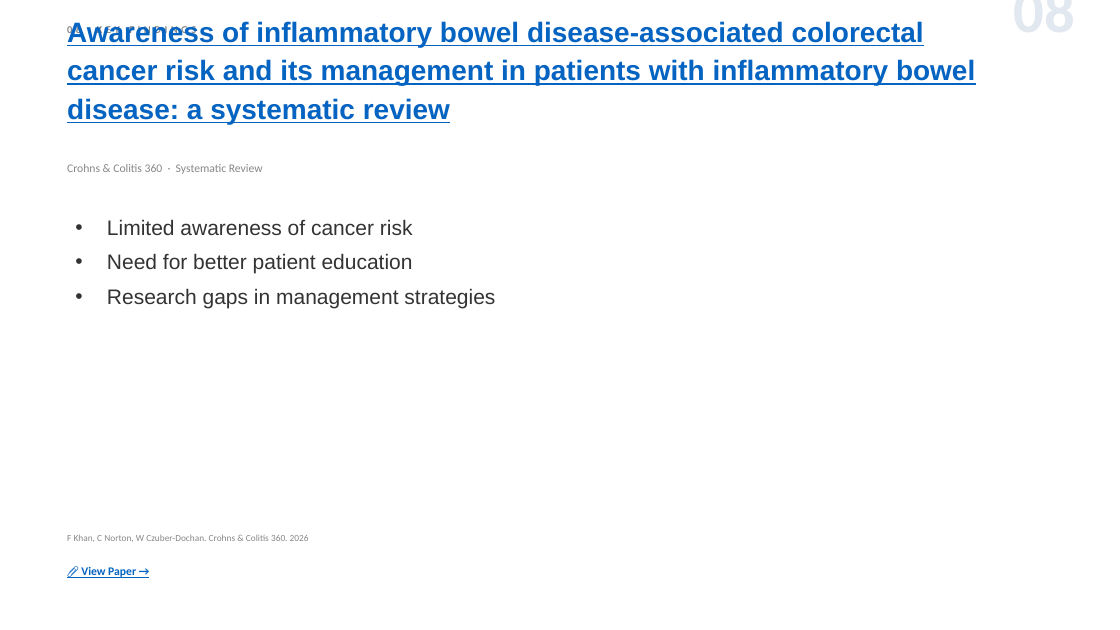
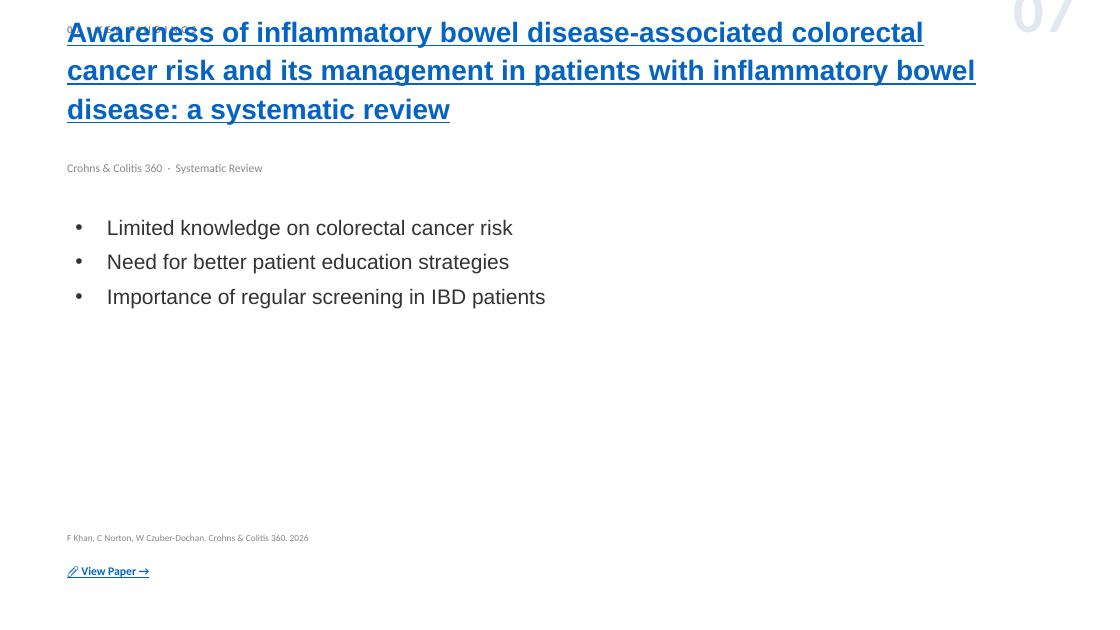
Before and after one commit to jejenhu-maker/colorectal-weekly-digest, a slide deck: slide 9 of docs/digest-en.pptx (slide 10 before the commit). Drawn at 1120x630 pixels with LibreOffice and Linux fonts; fonts in the diff are those of the drawing. Boxes give left, top, right and bottom in pixels: in the first picture for what was removed or moved away, otherwise in the second. Text is boxed around its words. In the diff, an @@ line names an element or a change of style, - is before the commit and + after.

```diff
--- a/docs/digest-en.pptx
+++ b/docs/digest-en.pptx
@@ text at (67, 25, 196, 37): text changed @@
-08 KEY FINDINGS
+07 KEY FINDINGS
@@ text at (840, 8, 1075, 8): text changed @@
-08
+07
@@ text at (107, 219, 546, 308): text changed @@
-• Limited awareness of cancer risk
-• Need for better patient education
-• Research gaps in management strategies
+• Limited knowledge on colorectal cancer risk
+• Need for better patient education strategies
+• Importance of regular screening in IBD patients
```
Also in this commit, not shown: 11 other slides changed, 2 slides added, 2 slides removed, 2 other files.
